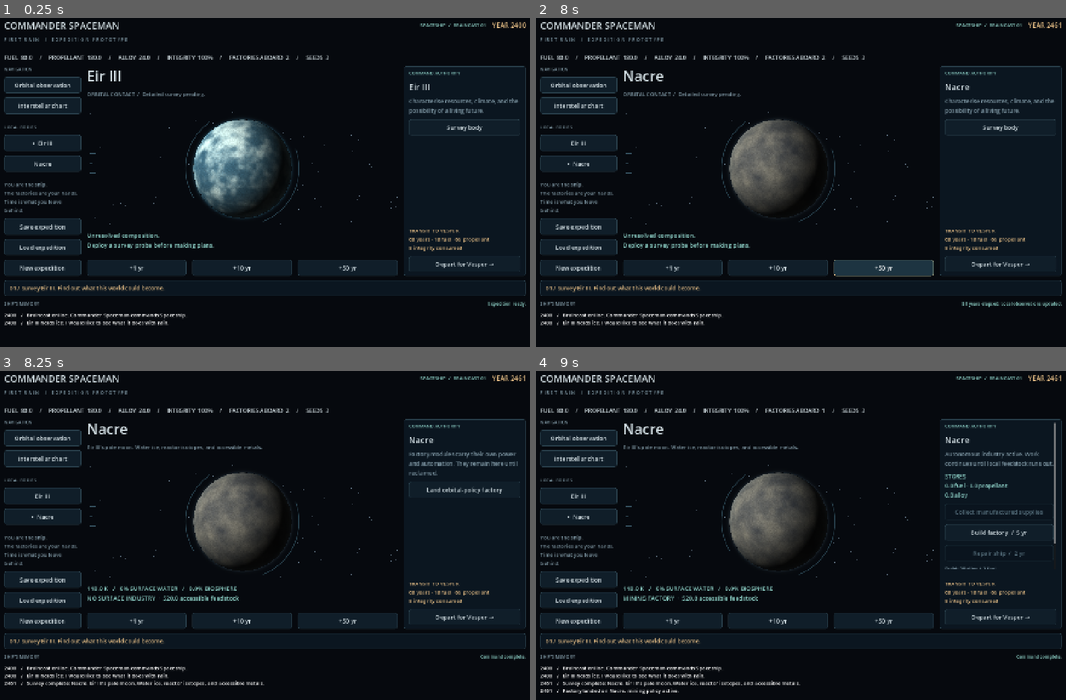
Above: before the commit, frames 1-4 (two rows, left to right).
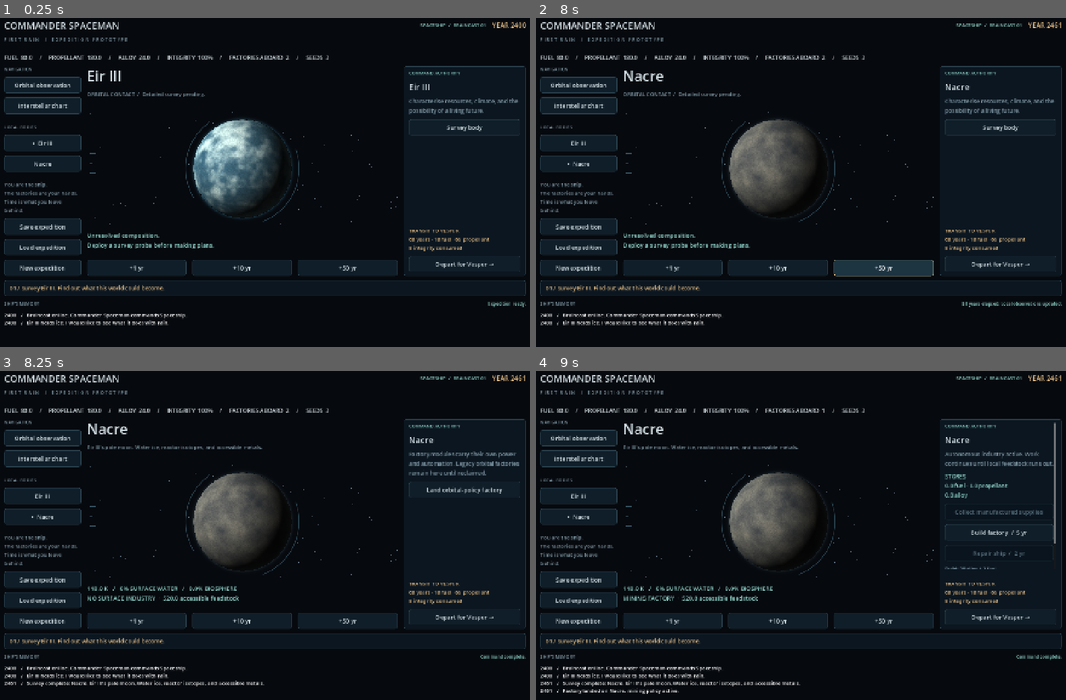
Above: after the commit, the same moments.

Repository: ulfur/spaceman
Game: Godot game, scene res://scenes/main.tscn
The game is run twice, just before and just after one commit, with the same random seed, the same clock (stepped at 60 frames per second) and the same inputs.
Inputs:
- Up to frame 1 (0.25 s): no input
- Up to frame 2 (8 s): click "Orbital observation" at 0.5 s; click "Interstellar chart" at 1.25 s; click "Eir III" at 2 s; click "• Eir III" at 2.75 s; click "Nacre" at 3.5 s; click "• Nacre" at 4.25 s; click "Load expedition" at 5 s; click "+1 yr" at 5.75 s; click "+10 yr" at 6.5 s; click "+50 yr" at 7.25 s
- Up to frame 3 (8.25 s): click "Survey body" at 8 s
- Up to frame 4 (9 s): click "Land orbital-policy factory" at 8.75 s

Frames 1-2 are identical in both runs. In frame 3, 0.2% of the frame differs, in the area x 78-98%, y 27-32%; in frame 4, nothing differs.

Commit message:
Verify real mouse hit-testing, production bottlenecks and persistent orbital presentation

Diff:
--- a/scripts/main.gd
+++ b/scripts/main.gd
@@ -206,6 +206,8 @@
 	year_label.text = "YEAR %d" % state.year
 	resources.text = "FUEL  %.1f     /     PROPELLANT  %.1f     /     ALLOY  %.1f     /     INTEGRITY  %.0f%%     /     FACTORIES ABOARD  %d     /     SEEDS  %d" % [ship.fuel, ship.propellant, ship.alloy, ship.integrity, ship.modules, ship.seeds]
 	objective_label.text = sim.objective()
+	if session.sites.has("eir_iii") and session.sites.eir_iii.state.landed:
+		objective_label.text = "FIRST FOOTHOLD  /  Your Eir III installation persists. Manage its production locally, or leave and return to the consequences."
 	clear_children(body_list)
 	for definition in sim.scenario.bodies:
 		if definition.system != state.system:
@@ -228,6 +230,8 @@
 			if body.kind == "world" and body.temperature > 303.0:
 				subtitle.text = "A world pushed beyond the seed archive's tolerances. The heat is hostile to pioneer life."
 			telemetry.text = "%.1f K   /   %.0f%% SURFACE WATER   /   %.1f%% BIOSPHERE\n%s  ·  %.1f accessible feedstock" % [body.temperature, body.water * 100.0, body.biomass * 100.0, "NO SURFACE INDUSTRY" if body.factory == "" else body.factory.to_upper() + " FACTORY", body.deposit]
+			if session.site_available(selected) and session.sites.has(selected) and session.sites[selected].state.landed:
+				telemetry.text = "%.1f K   /   SPATIAL INDUSTRY ACTIVE\n%d installations · protected local culture, not planetary terraforming" % [body.temperature, session.sites[selected].state.structures.size()]
 		else:
 			telemetry.text = "Unresolved composition.\nDeploy a survey probe before making plans."
 	view.show_body(body, chart, state.system)
@@ -260,9 +264,12 @@
 			operations.add_child(wrapped("Characterise resources, climate, and the possibility of a living future."))
 			action_button("Survey body", "survey")
 		elif body.factory == "":
-			operations.add_child(wrapped("Factory modules carry their own power and automation. They remain here until reclaimed."))
 			var has_surface: bool = session.sites.has(selected) and session.sites[selected].state.landed
-			action_button("Land orbital-policy factory", "deploy", sim.state.ship.modules < 1 or has_surface, "Legacy climate/mining abstraction. Use Surface operations for spatial industry.")
+			if has_surface:
+				operations.add_child(wrapped("A module is committed to the surface sector. Its work continues during orbital time advances and travel. Surface recovery and freight are not yet implemented.", 14))
+			else:
+				operations.add_child(wrapped("Factory modules carry their own power and automation. Legacy orbital factories remain here until reclaimed."))
+				action_button("Land orbital-policy factory", "deploy", sim.state.ship.modules < 1, "Legacy climate/mining abstraction. Use Surface operations for spatial industry.")
 		else:
 			operations.add_child(wrapped("Autonomous industry active. Work continues until local feedstock runs out."))
 			if body.factory == "warming":
@@ -330,6 +337,8 @@
 	for body in sim.state.bodies.values():
 		if body.system == sim.state.system and body.factory != "":
 			abandoned.append(body.name + " (" + body.factory + ")")
+		if body.system == sim.state.system and session.sites.has(body.id) and session.sites[body.id].state.landed:
+			abandoned.append(body.name + " (surface installation; finite stores)")
 	travel_dialog.dialog_text = "%d years will pass.\nCost: 18 reactor fuel, 65 propellant, 8 integrity.\n\nFactories left working: %s\n\nReturn travel has the same cost. Supplies are collected locally." % [sim.travel_quote().years, ", ".join(abandoned) if not abandoned.is_empty() else "none"]
 	travel_dialog.popup_centered(Vector2i(590, 250))
 
--- a/tests/test_surface.gd
+++ b/tests/test_surface.gd
@@ -60,6 +60,21 @@
 	check(site.command("survey", 0, 0).ok, "Survey is available")
 	check(site.cell_at(0, 0).scanned, "Survey updates ground knowledge")
 	check(not site.can_place("solar", 0, 0).ok, "Survey does not create a service connection")
+	var constrained = Surface.new()
+	constrained.command("land", 10, 10)
+	var blocked_refinery: Vector2i = place(constrained, "refinery")
+	constrained.advance(20)
+	var blocked_fabricator: Vector2i = place(constrained, "fabricator")
+	constrained.advance(20)
+	constrained.state.resources.ore = 20.0
+	constrained.summary()
+	check(not constrained.structure_at(blocked_fabricator.x, blocked_fabricator.y).powered, "Insufficient power sheds later loads")
+	var components_before: float = constrained.state.resources.components
+	constrained.advance(30)
+	check(constrained.state.resources.components == components_before, "Unpowered fabricator cannot create goods")
+	check(constrained.command("toggle", blocked_refinery.x, blocked_refinery.y).ok, "Suspend an operating load")
+	constrained.advance(20)
+	check(constrained.state.resources.components > components_before, "Freed power enables fabrication")
 	for kind in ["solar", "solar", "solar", "mine", "ice_well", "refinery", "fabricator", "refuge"]:
 		place(site, kind)
 		site.advance(22)
@@ -92,13 +107,15 @@
 	var bulk = Surface.new()
 	bulk.restore_json(save)
 	bulk.advance(1000)
+	site.advance(1000)
 	for hour in range(1000):
 		restored.advance(1)
 	for resource in site.state.resources:
 		check(absf(bulk.state.resources[resource] - restored.state.resources[resource]) < 0.000001, "Chunk-independent " + resource)
+		check(absf(site.state.resources[resource] - restored.state.resources[resource]) < 0.000001, "Save/load preserves future " + resource)
 	check(bulk.state.total_hours == restored.state.total_hours, "Chunk-independent site clock")
 	bulk.advance(68 * 8766)
-	check(bulk.state.total_hours == site.state.total_hours + 1000 + 68 * 8766, "Interstellar interval is not silently capped")
+	check(bulk.state.total_hours == site.state.total_hours + 68 * 8766, "Interstellar interval is not silently capped")
 	check(bulk.state.resources.biomass == 0, "Finite life-support stores cannot sustain culture forever")
 	var session = Session.new()
 	check(session.surface_for("eir_iii") == null, "Surface requires local orbital survey")
--- a/tests/test_surface_ui.gd
+++ b/tests/test_surface_ui.gd
@@ -16,20 +16,35 @@
 	await RenderingServer.frame_post_draw
 	check(root.get_texture().get_image().save_png("res://build/" + filename) == OK, "Rendered screenshot " + filename)
 
+func click_position(position_value: Vector2) -> void:
+	# Go through GUI hit-testing, not just a manually emitted callback signal.
+	root.notify_mouse_entered()
+	var motion := InputEventMouseMotion.new()
+	motion.position = position_value
+	motion.global_position = position_value
+	root.push_input(motion, true)
+	for pressed in [true, false]:
+		var event := InputEventMouseButton.new()
+		event.position = position_value
+		event.global_position = position_value
+		event.button_index = MOUSE_BUTTON_LEFT
+		event.pressed = pressed
+		root.push_input(event, true)
+
+func click_control(node: Control) -> void:
+	click_position(node.get_global_transform_with_canvas() * (node.size / 2.0))
+
 func click_cell(cell: Vector2i) -> void:
 	var position_value: Vector3 = game.world.cell_position(cell.x, cell.y)
 	var screen: Vector2 = game.world.camera.unproject_position(position_value)
 	check(game.world.pick_cell(screen) == cell, "Camera picking agrees with rendered ground " + str(cell))
-	var event := InputEventMouseButton.new()
-	event.position = screen
-	event.button_index = MOUSE_BUTTON_LEFT
-	event.pressed = true
-	game.viewport_container.gui_input.emit(event)
+	click_position(game.viewport_container.get_global_transform_with_canvas() * screen)
 
 func build(kind: String) -> void:
 	var button: Button = game.find_child("Tool_" + kind, true, false)
 	check(button != null, "Tool visible: " + kind)
-	button.pressed.emit()
+	click_control(button)
+	check(game.tool == kind, "Hit-tested tool selection " + kind)
 	var chosen := Vector2i(-1, -1)
 	var best := 1000.0
 	for cell in game.site.state.cells:
@@ -53,9 +68,10 @@
 	root.add_child(game)
 	current_scene = game
 	await process_frame
-	game.find_child("Action_survey", true, false).pressed.emit()
+	click_control(game.find_child("Action_survey", true, false))
+	await process_frame
 	check(game.find_child("Surface", true, false) != null, "Orbital survey exposes surface entry")
-	game.find_child("Surface", true, false).pressed.emit()
+	click_control(game.find_child("Surface", true, false))
 	await process_frame
 	await process_frame
 	game = current_scene
@@ -70,10 +86,10 @@
 	check(game.site.state.landed, "Terrain click lands actual ship module")
 	for kind in ["solar", "solar", "solar", "mine", "ice_well", "refinery", "fabricator", "refuge"]:
 		build(kind)
-	game.find_child("Speed10", true, false).pressed.emit()
+	click_control(game.find_child("Speed10", true, false))
 	game._process(0.4)
 	check(game.speed == 10, "Speed control drives simulation")
-	game.find_child("Speed0", true, false).pressed.emit()
+	click_control(game.find_child("Speed0", true, false))
 	var hour: int = game.site.state.total_hours
 	game._process(2.0)
 	check(game.site.state.total_hours == hour, "Pause stops the authoritative clock")
@@ -84,18 +100,18 @@
 	game.world.zoom_camera(-20)
 	await capture("06-surface-industry.png")
 	check(game.get_global_rect().encloses(game.find_child("Toolbelt", true, false).get_global_rect()), "Toolbelt fits normal window")
-	game.find_child("ToggleStructure", true, false).pressed.emit()
+	click_control(game.find_child("ToggleStructure", true, false))
 	check(not game.site.structure_at(game.selected.x, game.selected.y).enabled, "Selected installation can be suspended")
 	root.size = Vector2i(1100, 760)
 	await capture("07-surface-compact.png")
 	check(game.get_global_rect().encloses(game.find_child("Toolbelt", true, false).get_global_rect()), "Toolbelt fits compact window")
 	var hours_before_return: int = game.site.state.total_hours
-	game.find_child("ReturnOrbit", true, false).pressed.emit()
+	click_control(game.find_child("ReturnOrbit", true, false))
 	await process_frame
 	await process_frame
 	game = current_scene
 	check(game.name == "Spaceman", "Return button restores orbital scene")
-	game.find_child("Surface", true, false).pressed.emit()
+	click_control(game.find_child("Surface", true, false))
 	await process_frame
 	await process_frame
 	game = current_scene
